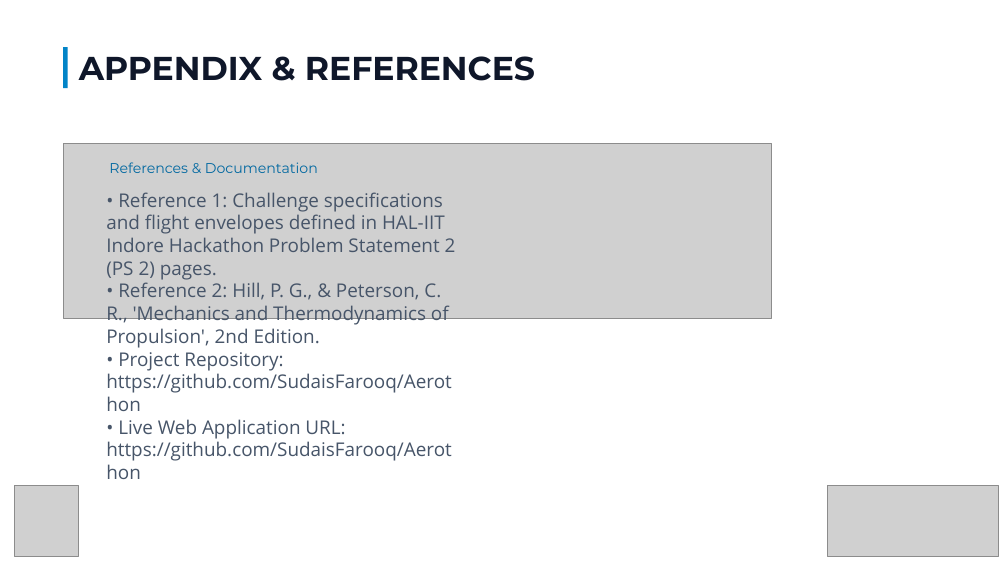
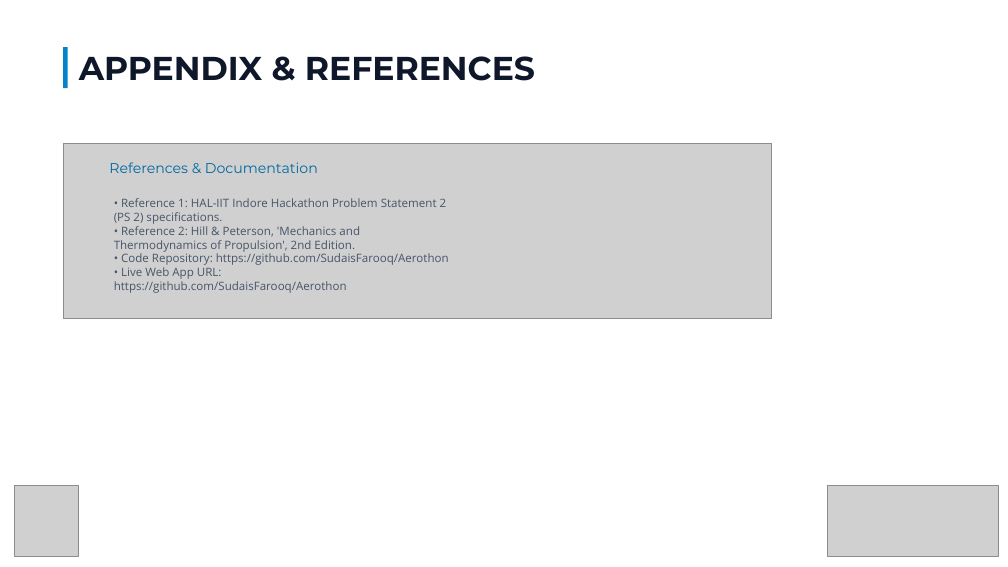
Before and after one commit to SudaisFarooq/Aerothon, a slide deck: slide 9 of 6a45efcfcf7a7_IIT_Indore-HAL_Hackathon_Template.pptx. Drawn at 1008x567 pixels with LibreOffice and Linux fonts; fonts in the diff are those of the drawing; grey boxes stand for pictures; background and template pictures are left out. Boxes give left, top, right and bottom in pixels: in the first picture for what was removed or moved away, otherwise in the second. Text is boxed around its words. In the diff, an @@ line names an element or a change of style, - is before the commit and + after.

```diff
--- a/6a45efcfcf7a7_IIT_Indore-HAL_Hackathon_Template.pptx
+++ b/6a45efcfcf7a7_IIT_Indore-HAL_Hackathon_Template.pptx
@@ text at <box>114,198,449,293</box>: text changed; size 18 to 11 pt @@
-• Reference 1: Challenge specifications and flight envelopes defined in HAL-IIT Indore Hackathon Problem Statement 2 (PS 2) pages.
-• Reference 2: Hill, P. G., & Peterson, C. R., 'Mechanics and Thermodynamics of Propulsion', 2nd Edition.
-• Project Repository: https://github.com/SudaisFarooq/Aerothon
-• Live Web Application URL: https://github.com/SudaisFarooq/Aerothon
+• Reference 1: HAL-IIT Indore Hackathon Problem Statement 2 (PS 2) specifications.
+• Reference 2: Hill & Peterson, 'Mechanics and Thermodynamics of Propulsion', 2nd Edition.
+• Code Repository: https://github.com/SudaisFarooq/Aerothon
+• Live Web App URL: https://github.com/SudaisFarooq/Aerothon
```
Also in this commit, not shown: 7 other slides changed.
